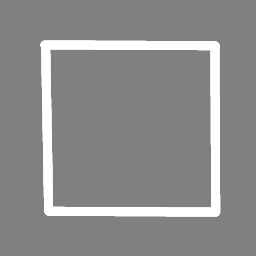
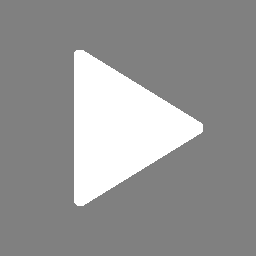
Layers edited between the first and the second 256x256 image:
hid "Слой #3" over [40, 40, 221, 217]
added layer "Слой #7" above "Слой #6" over [74, 50, 203, 206]
